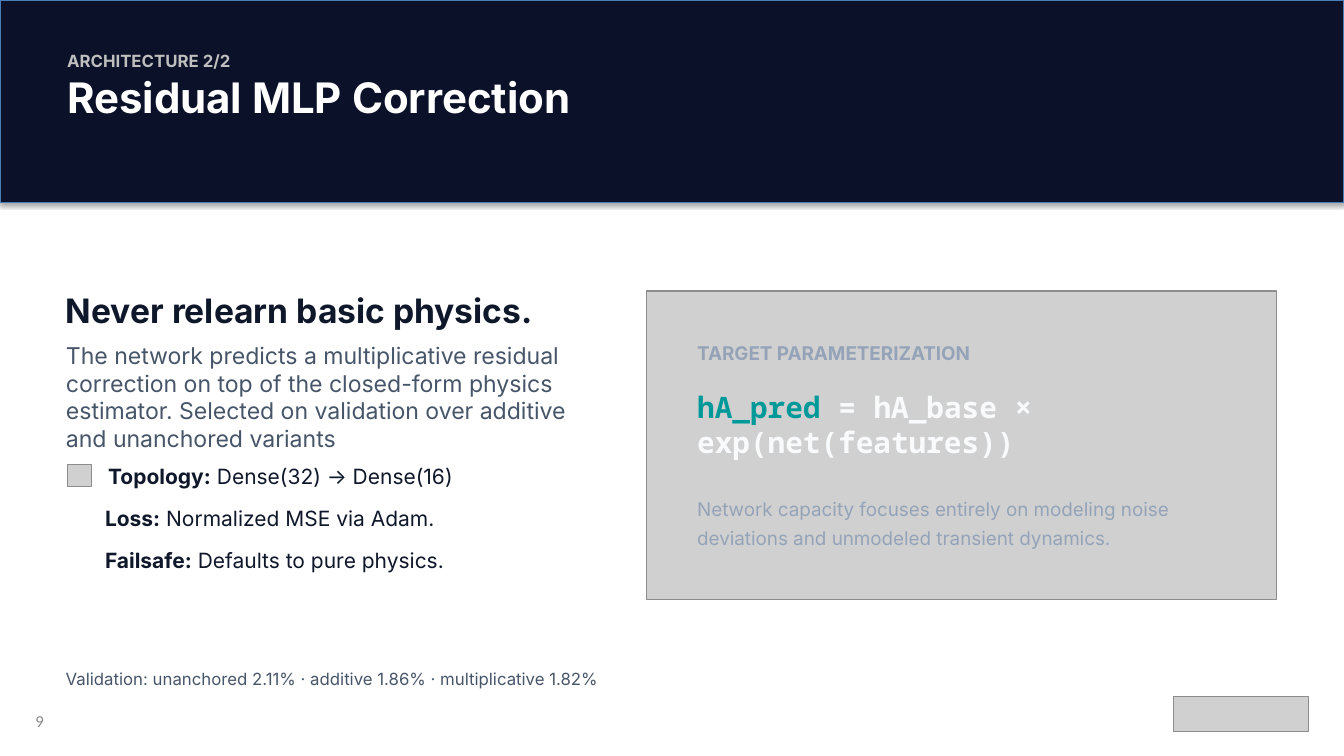
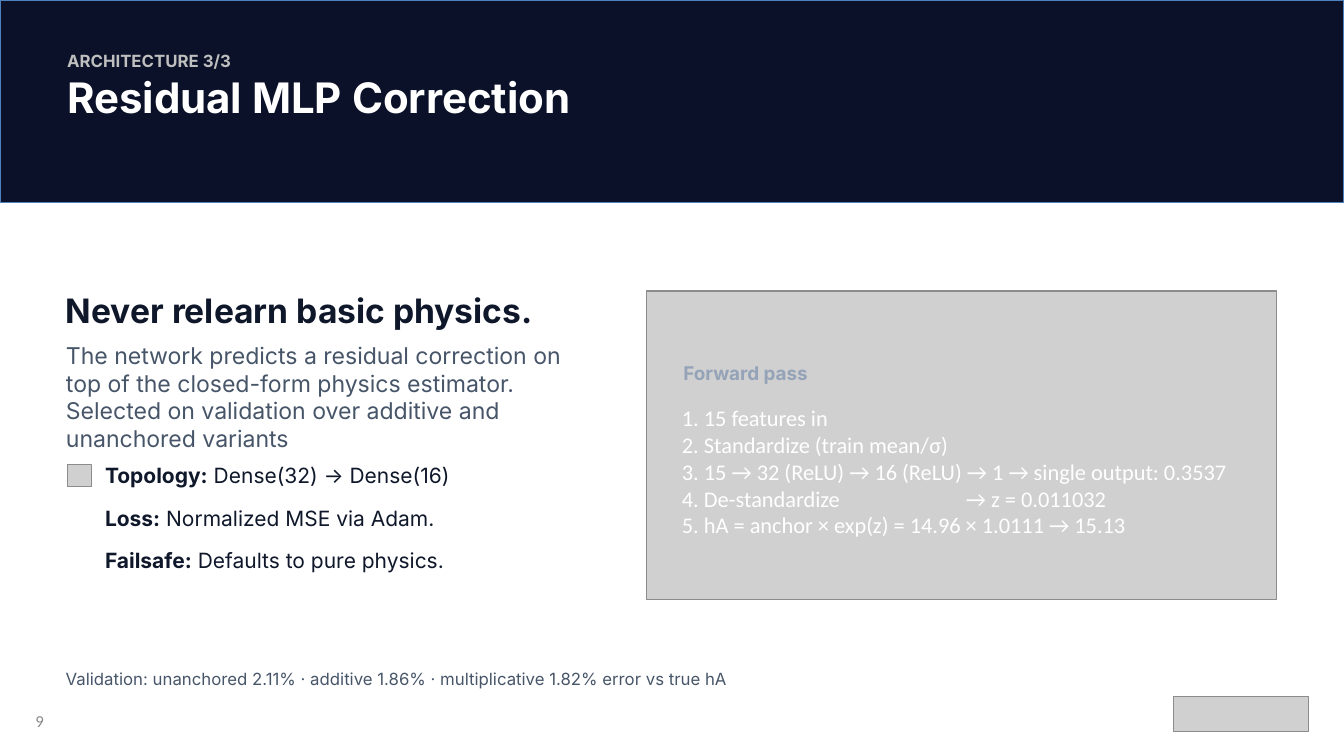
Before and after one commit to titelaex/ParamsCalibrator, a slide deck: slide 9 of docs/ParamsCalibrator Light Mode.pptx. Drawn at 1344x756 pixels with LibreOffice and Linux fonts; fonts in the diff are those of the drawing; grey boxes stand for pictures; background and template pictures are left out. Boxes give left, top, right and bottom in pixels: in the first picture for what was removed or moved away, otherwise in the second. Text is boxed around its words. In the diff, an @@ line names an element or a change of style, - is before the commit and + after.

```diff
--- a/docs/ParamsCalibrator Light Mode.pptx
+++ b/docs/ParamsCalibrator Light Mode.pptx
@@ rectangle at (0, 0, 1344, 203): outline #4B7EBC 0.75 pt to #4F81BD 1 pt; shadow off @@
@@ text at (67, 54, 231, 69): text changed @@
-ARCHITECTURE 2/2
+ARCHITECTURE 3/3
@@ text at (66, 346, 560, 420): text changed @@
-The network predicts a multiplicative residual correction on top of the closed-form physics estimator. Selected on validation over additive and unanchored variants
+The network predicts a residual correction on top of the closed-form physics estimator. Selected on validation over additive and unanchored variants
@@ text at (683, 366, 808, 384): text changed @@
-TARGET PARAMETERIZATION
+Forward pass
@@ text added at (682, 411, 1226, 536), 16 pt, text #FFFFFF @@
+1. 15 features in
+2. Standardize (train mean/σ)
+3. 15 → 32 (ReLU) → 16 (ReLU) → 1 → single output: 0.3537
+4. De-standardize → z = 0.011032
+5. hA = anchor × exp(z) = 14.96 × 1.0111 → 15.13
@@ text removed at (697, 395, 1014, 460) @@
-hA_pred = hA_base × exp(net(features))
@@ text removed at (697, 502, 1169, 549) @@
-Network capacity focuses entirely on modeling noise deviations and unmodeled transient dynamics.
@@ text at (66, 672, 726, 689): text changed @@
-Validation: unanchored 2.11% · additive 1.86% · multiplicative 1.82%
+Validation: unanchored 2.11% · additive 1.86% · multiplicative 1.82% error vs true hA
```
Also in this commit, not shown: 13 other slides changed, 4 slides added, 14 other files.
